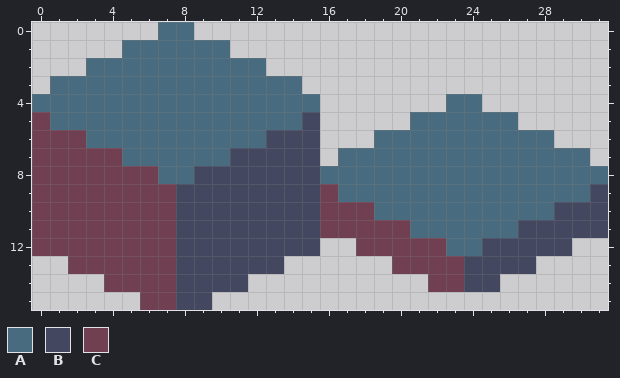
Edited in one commit: pixel-art file (src/assets/art/tileset.aseprite). The picture above is the old version.
32x16 pixels, 1 frame.
Palette (. is transparent): A #486b7f  B #444760  C #713f52
Pixels before, first column x 0:
 0 .......AA.......................
 1 .....AAAAAA.....................
 2 ...AAAAAAAAAA...................
 3 .AAAAAAAAAAAAAA.................
 4 AAAAAAAAAAAAAAAA.......AA.......
 5 CAAAAAAAAAAAAAAB.....AAAAAA.....
 6 CCCAAAAAAAAAABBB...AAAAAAAAAA...
 7 CCCCCAAAAAABBBBB.AAAAAAAAAAAAAA.
 8 CCCCCCCAABBBBBBBAAAAAAAAAAAAAAAA
 9 CCCCCCCCBBBBBBBBCAAAAAAAAAAAAAAB
10 CCCCCCCCBBBBBBBBCCCAAAAAAAAAABBB
11 CCCCCCCCBBBBBBBBCCCCCAAAAAABBBBB
12 CCCCCCCCBBBBBBBB..CCCCCAABBBBB..
13 ..CCCCCCBBBBBB......CCCCBBBB....
14 ....CCCCBBBB..........CCBB......
15 ......CCBB......................
After:
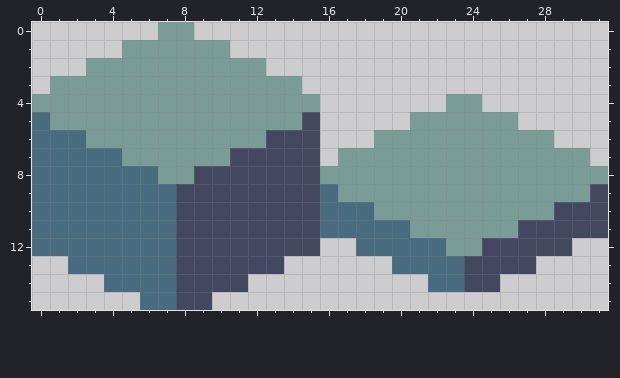
From old to new:
Colour A changes from #486b7f to #7a9c96.
Colour C changes from #713f52 to #486b7f.
Pixel boxes of the changes (left, top, right, bottom) in both pictures:
changed: (32, 22, 608, 310)
